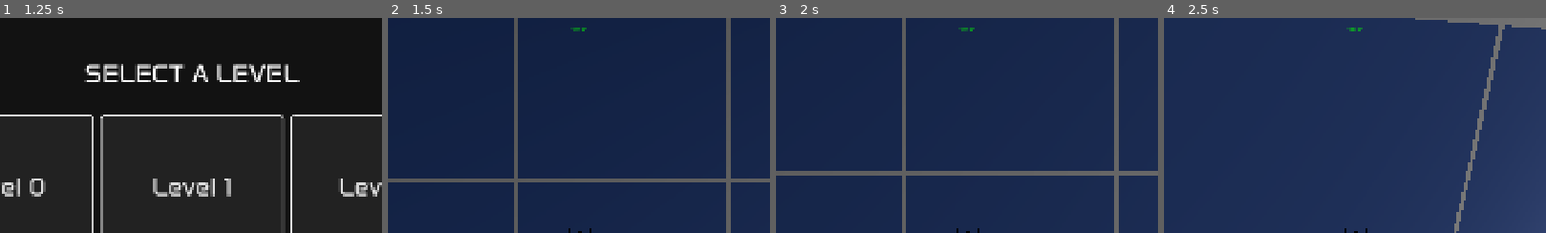
Above: before the commit, frames 1-4 (left to right).
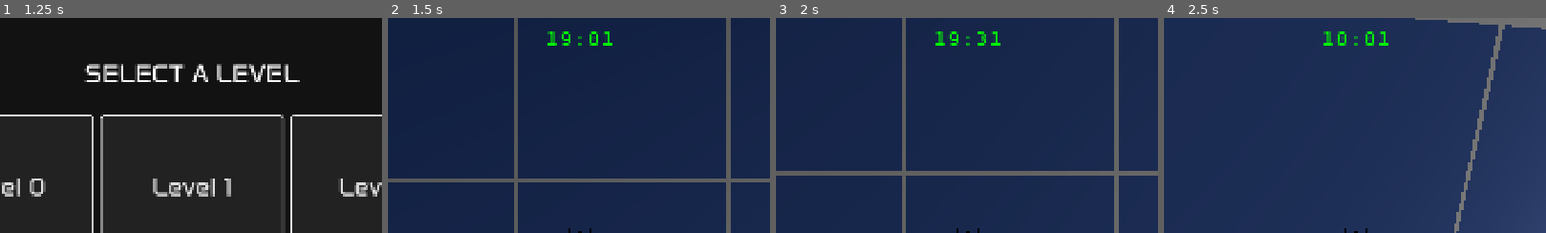
Above: after the commit, the same moments.

Repository: INV-matt/cln-jam-2026
Game: Godot game, scene res://Common/main.tscn
Same seed, same stepped clock (60 frames per second), same inputs: the game is played once before the commit and once after it.
Inputs (mouse positions are % of the whole screen's width and height, from its top left):
- Up to frame 1 (1.25 s): click "Select Level" at 0.5 s
- Up to frame 2 (1.5 s): click "Level 1" at 1.25 s
- Up to frame 3 (2 s): no input
- Up to frame 4 (2.5 s): move the mouse to (55, 50) at 2.02 s; hold W (move_forward) from 2.03 s (still down); hold 2 (select_gun) from 2.03 s (still down); tap Space (jump) at 2.27 s
The pictures show only the part of the screen within x 25-75%, y 0-50%; the shares and areas given below are measured in that part.

Frame 1 is identical in both runs. In frame 2, 0.5% of the frame differs, in the area x 41-59%, y 4-13%; in frame 3, 0.5%; in frame 4, 0.5%.

Commit message:
Added mono font

Diff:
--- a/Common/main.tscn
+++ b/Common/main.tscn
@@ -37,7 +37,6 @@
 [node name="HUD" type="CanvasLayer" parent="." unique_id=2121278149]
 unique_name_in_owner = true
 layer = 100
-visible = false
 script = ExtResource("4_0285w")
 
 [node name="MainBox" type="MarginContainer" parent="HUD" unique_id=1874448324]
@@ -64,9 +63,12 @@
 layout_mode = 2
 size_flags_horizontal = 4
 size_flags_vertical = 0
+offset_transform_enabled = true
+offset_transform_scale = Vector2(1, 0.7)
 theme_override_font_sizes/normal_font_size = 32
+theme_override_font_sizes/mono_font_size = 65
 bbcode_enabled = true
-text = "[color=#00ff00]67.104[/color]"
+text = "[color=#00ff00][code]67.104[/code][/color]"
 fit_content = true
 autowrap_mode = 0
 horizontal_alignment = 1
--- a/HUD/Assets/default_theme.tres
+++ b/HUD/Assets/default_theme.tres
@@ -1,6 +1,7 @@
 [gd_resource type="Theme" format=3 uid="uid://b0j5tdkna21s3"]
 
 [ext_resource type="FontFile" uid="uid://273o5ifgvtm6" path="res://HUD/Assets/Anta-Regular.ttf" id="1_bpo80"]
+[ext_resource type="FontFile" uid="uid://5ab3iiksrnxd" path="res://HUD/Assets/ShareTechMono-Regular.ttf" id="2_yl2al"]
 
 [sub_resource type="StyleBoxFlat" id="StyleBoxFlat_tafyk"]
 bg_color = Color(0.2509804, 0.2509804, 0.2509804, 1)
@@ -57,4 +58,5 @@
 Button/styles/pressed = SubResource("StyleBoxFlat_yl2al")
 Label/fonts/font = ExtResource("1_bpo80")
 PanelContainer/styles/panel = SubResource("StyleBoxFlat_6wdal")
+RichTextLabel/fonts/mono_font = ExtResource("2_yl2al")
 RichTextLabel/fonts/normal_font = ExtResource("1_bpo80")
--- a/HUD/hud.gd
+++ b/HUD/hud.gd
@@ -7,6 +7,7 @@
 
 func _ready() -> void:
   Signals.bullets_changed.connect(setBullets)
+  hide()
 
 
 func setTime(value: float) -> void:
Binary file added: HUD/Assets/ShareTechMono-Regular.ttf
Not shown, added: HUD/Assets/ShareTechMono-Regular.ttf.import
